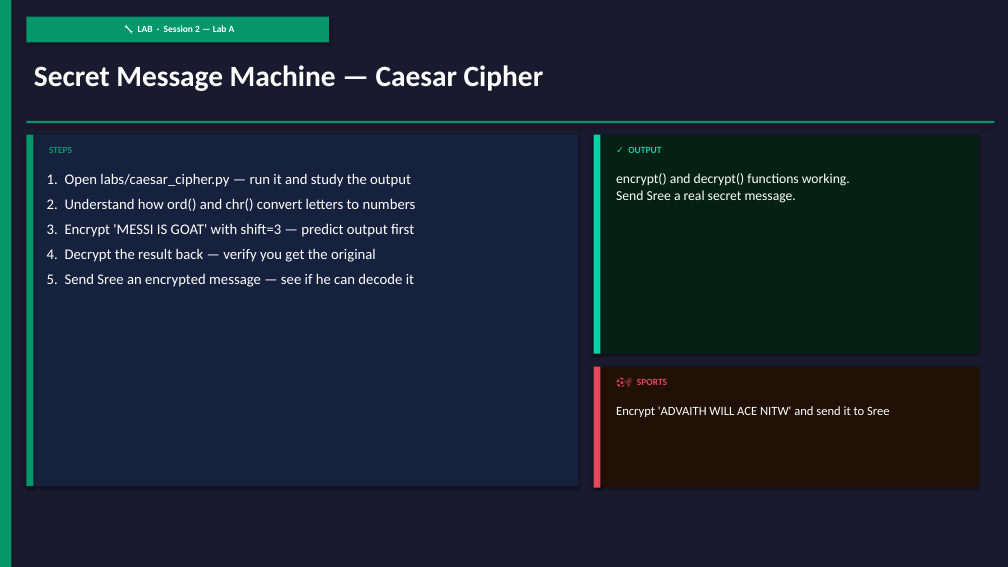
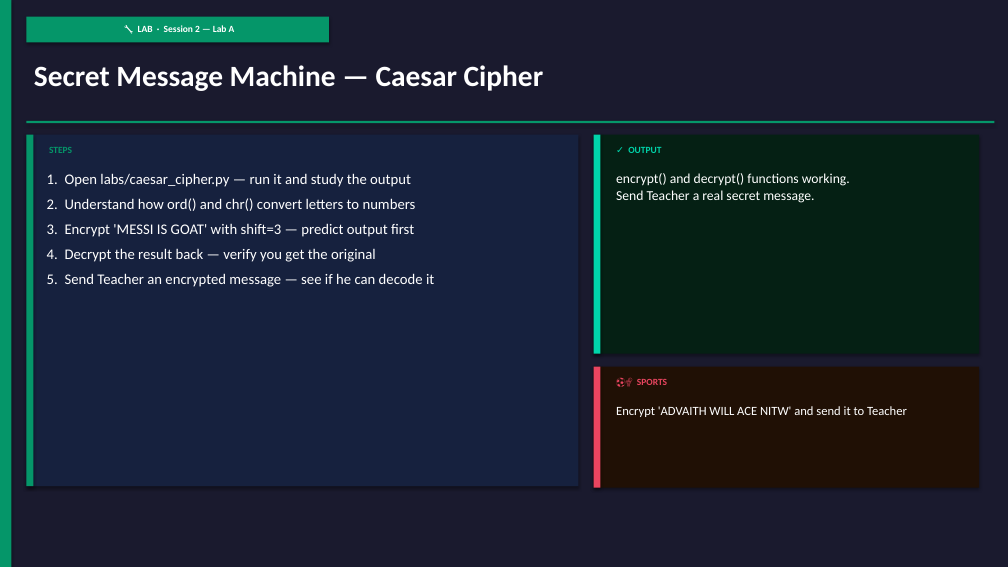
Before and after one commit to SreeGD/jumpstartm_c, a slide deck: slide 32 of curriculum_advaith.pptx. Drawn at 1008x567 pixels with LibreOffice and Linux fonts; fonts in the diff are those of the drawing. Boxes give left, top, right and bottom in pixels: in the first picture for what was removed or moved away, otherwise in the second. Text is boxed around its words. In the diff, an @@ line names an element or a change of style, - is before the commit and + after.

```diff
--- a/curriculum_advaith.pptx
+++ b/curriculum_advaith.pptx
@@ text at (616, 173, 850, 203): text changed @@
-encrypt() and decrypt() functions working.
-Send Sree a real secret message.
+encrypt() and decrypt() functions working.
+Send Teacher a real secret message.
@@ text at (47, 273, 434, 287): text changed @@
-5. Send Sree an encrypted message — see if he can decode it
+5. Send Teacher an encrypted message — see if he can decode it
@@ text at (616, 406, 907, 417): text changed @@
-Encrypt 'ADVAITH WILL ACE NITW' and send it to Sree
+Encrypt 'ADVAITH WILL ACE NITW' and send it to Teacher
```
Also in this commit, not shown: 24 other slides changed, 35 other files.
